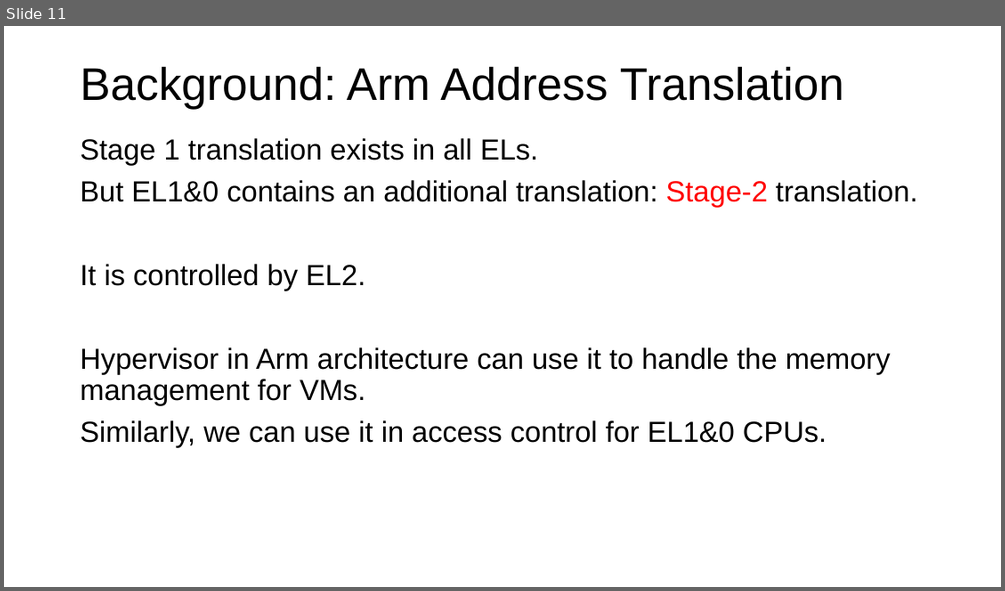
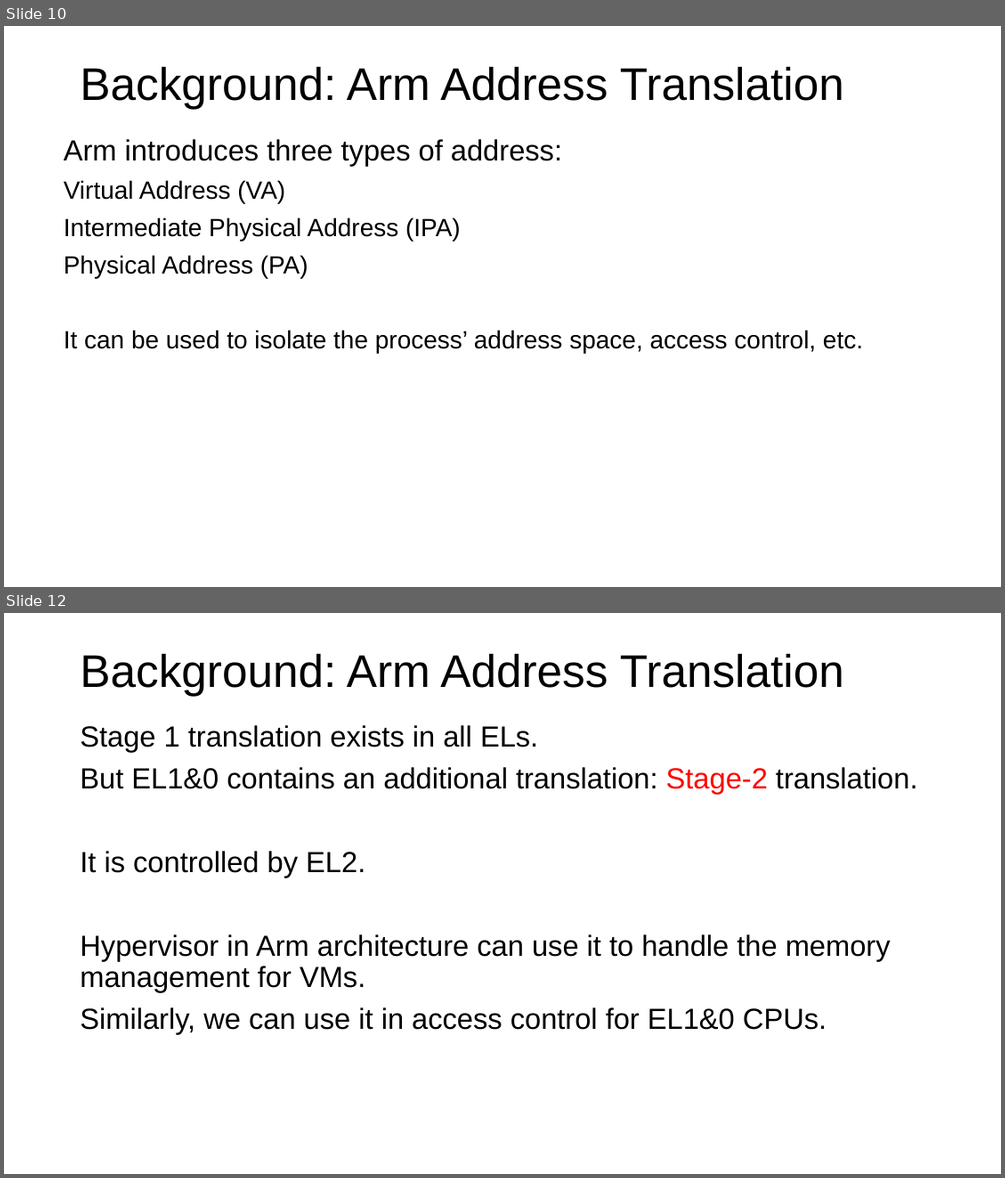
Before and after one commit to Compass-All/nailgun-teaching, a slide deck: defense-lab/NailgunDefense.pptx. Shown one above the other, each under a label of ours: slide 11 before the commit, slides 10 and 12 after it; the slides between them are not shown. The pictures are 1005x591 and 1005x1178 pixels, drawn with LibreOffice and Linux fonts; fonts in the diff are those of the drawing; background and template pictures are left out. Boxes give left, top, right and bottom in pixels: in the first picture for what was removed or moved away, otherwise in the second. Text is boxed around its words. In the diff, an @@ line names an element or a change of style, - is before the commit and + after.

```diff
--- a/defense-lab/NailgunDefense.pptx
+++ b/defense-lab/NailgunDefense.pptx
@@ slide 10 added at [4, 26, 1001, 587], background picture (left out) @@
@@ title added at [80, 66, 844, 109], 44 pt, text #000000 @@
+Background: Arm Address Translation
@@ text added at [64, 139, 863, 353], 24 pt, text #000000 @@
+Arm introduces three types of address:
+Virtual Address (VA)
+Intermediate Physical Address (IPA)
+Physical Address (PA)
+It can be used to isolate the process’ address space, access control, etc.
@@ what was slide 11 is now slide 12 @@
```
Also in this commit, not shown: 7 slides changed, 1 other file.
